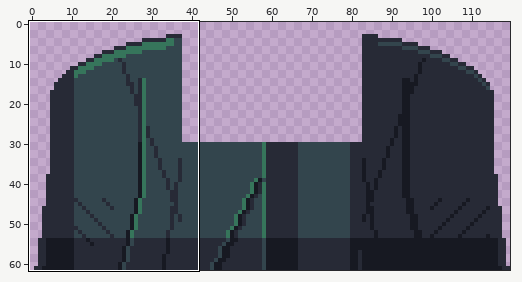
Edited in one commit: pixel-art file (art/src/torso/imani-rhodes.aseprite). The picture above shows the old version from afar; the outline marks the close-up.
Close-up. Before the commit:
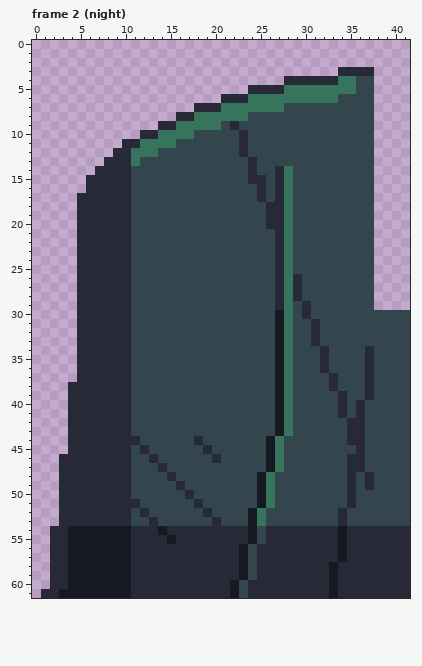
120x62 pixels, 2 frames. Shown: frame 2 (night): x 0..41, y 0..61. The commit also changed other frames or places, which this record leaves out.
After:
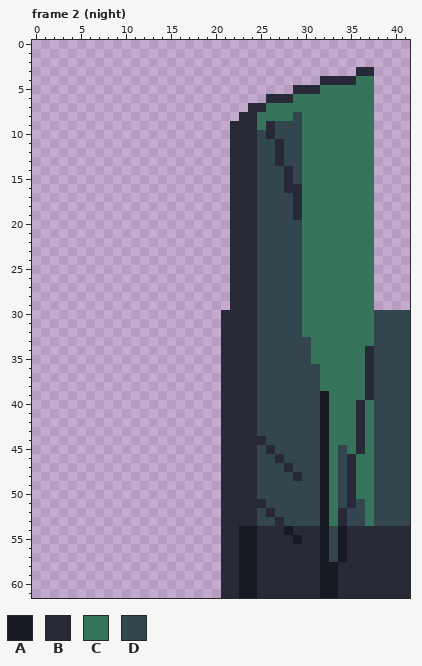
Palette (. is transparent): A #171922  B #272a36  C #36755b  D #33454d
Changes in this commit:
Frame 2 (night):
y 3: x 34..35 BB -> ..
y 4: x 28..31 BBBB -> ....; x 34..37 CCDD -> BBCC
y 5: x 24..31 BBBBCCCC -> .....BBB; x 36..37 DD -> CC
y 6: x 21..28 BBBCCCCC -> .....BBB; x 34..37 DDDD -> CCCC
y 7: x 18..25 BBBCCCCC -> ......BB; x 28..37 DDDDDDDDDD -> CCCCCCCCCC
y 8: x 16..28 BBCCCCCCDDDDD -> .......BBCCCC; x 30..37 DDDDDDDD -> CCCCCCCC
y 9: x 14..21 BBCCCCCD -> ........; x 23..26 DDDD -> BBCB; x 30..37 DDDDDDDD -> CCCCCCCC
y 10: x 12..22 BBCCCCDDDDD -> ..........B; x 24 D -> B; x 26 D -> B; x 30..37 DDDDDDDD -> CCCCCCCC
y 11: x 10..22 BBCCCCDDDDDDD -> ............B; x 24 D -> B; x 27 D -> B; x 30..37 DDDDDDDD -> CCCCCCCC
y 12: x 9..22 BBCCCDDDDDDDDD -> .............B; x 24 D -> B; x 27 D -> B; x 30..37 DDDDDDDD -> CCCCCCCC
y 13: x 8..23 BBBCDDDDDDDDDDDD -> ..............BB; x 27 D -> B; x 30..37 DDDDDDDD -> CCCCCCCC
y 14: x 7..23 BBBBDDDDDDDDDDDDD -> ...............BB; x 27..28 BC -> DB; x 30..37 DDDDDDDD -> CCCCCCCC
y 15: x 6..23 BBBBBDDDDDDDDDDDDD -> ................BB; x 25 B -> D; x 27..28 BC -> DB; x 30..37 DDDDDDDD -> CCCCCCCC
y 16: x 6..25 BBBBBDDDDDDDDDDDDDDB -> ................BBBD; x 27..37 BCDDDDDDDDD -> DBBCCCCCCCC
y 17: x 5..25 BBBBBBDDDDDDDDDDDDDDB -> .................BBBD; x 27..37 BCDDDDDDDDD -> DDBCCCCCCCC
y 18..19: x 5..24 BBBBBBDDDDDDDDDDDDDD -> .................BBB; x 26..37 BBCDDDDDDDDD -> DDDBCCCCCCCC
y 20: x 5..24 BBBBBBDDDDDDDDDDDDDD -> .................BBB; x 26..28 BBC -> DDD; x 30..37 DDDDDDDD -> CCCCCCCC
y 21..25: x 5..24 BBBBBBDDDDDDDDDDDDDD -> .................BBB; x 27..28 BC -> DD; x 30..37 DDDDDDDD -> CCCCCCCC
y 26..28: x 5..24 BBBBBBDDDDDDDDDDDDDD -> .................BBB; x 27..37 BCBDDDDDDDD -> DDDCCCCCCCC
y 29: x 5..24 BBBBBBDDDDDDDDDDDDDD -> .................BBB; x 27..28 BC -> DD; x 30..37 BDDDDDDD -> CCCCCCCC
y 30: x 5..24 BBBBBBDDDDDDDDDDDDDD -> ................BBBB; x 27..28 AC -> DD; x 30..37 BDDDDDDD -> CCCCCCCC
y 31..32: x 5..24 BBBBBBDDDDDDDDDDDDDD -> ................BBBB; x 27..28 AC -> DD; x 30..37 DBDDDDDD -> CCCCCCCC
y 33: x 5..24 BBBBBBDDDDDDDDDDDDDD -> ................BBBB; x 27..28 AC -> DD; x 31..37 BDDDDDD -> CCCCCCC
y 34..35: x 5..24 BBBBBBDDDDDDDDDDDDDD -> ................BBBB; x 27..28 AC -> DD; x 31..36 DBDDDD -> CCCCCC
y 36: x 5..24 BBBBBBDDDDDDDDDDDDDD -> ................BBBB; x 27..28 AC -> DD; x 32..36 BDDDD -> CCCCC
y 37: x 5..24 BBBBBBDDDDDDDDDDDDDD -> ................BBBB; x 27..28 AC -> DD; x 32..36 DBDDD -> CCCCC
y 38: x 4..24 BBBBBBBDDDDDDDDDDDDDD -> .................BBBB; x 27..28 AC -> DD; x 32..36 DBDDD -> CCCCC
y 39: x 4..24 BBBBBBBDDDDDDDDDDDDDD -> .................BBBB; x 27..28 AC -> DD; x 32..36 DDBDD -> ACCCC
y 40..41: x 4..24 BBBBBBBDDDDDDDDDDDDDD -> .................BBBB; x 27..28 AC -> DD; x 32..35 DDBD -> ACCC; x 37 D -> C
y 42..43: x 4..24 BBBBBBBDDDDDDDDDDDDDD -> .................BBBB; x 27..28 AC -> DD; x 32..35 DDDB -> ACCC; x 37 D -> C
y 44: x 4..27 BBBBBBBBDDDDDDBDDDDDDDAC -> .................BBBBBDD; x 32..35 DDDB -> ACCC; x 37 D -> C
y 45: x 4..24 BBBBBBBDBDDDDDDBDDDDD -> .................BBBB; x 26..27 AC -> BD; x 32..33 DD -> AC; x 35 D -> C; x 37 D -> C
y 46: x 3..24 BBBBBBBBDDBDDDDDDBDDDD -> ..................BBBB; x 26..27 AC -> DB; x 32..33 DD -> AC; x 36..37 BD -> CC
y 47: x 3..24 BBBBBBBBDDDBDDDDDDDDDD -> ..................BBBB; x 26..28 ACD -> DDB; x 32..33 DD -> AC; x 36..37 BD -> CC
y 48: x 3..26 BBBBBBBBDDDDBDDDDDDDDDAC -> ..................BBBBDD; x 29 D -> B; x 32..33 DD -> AC; x 36..37 DB -> CC
y 49: x 3..26 BBBBBBBBDDDDDBDDDDDDDDAC -> ..................BBBBDD; x 32..33 DD -> AC; x 36..37 DB -> CC
y 50: x 3..26 BBBBBBBBDDDDDDBDDDDDDDAC -> ..................BBBBDD; x 32..33 DD -> AC; x 36..37 DD -> CC
y 51: x 3..26 BBBBBBBBBDDDDDDBDDDDDDAC -> ..................BBBBBD; x 32..33 DD -> AC; x 37 D -> C
y 52: x 3..26 BBBBBBBBDBDDDDDDBDDDDACD -> ..................BBBBDB; x 32..33 DD -> AC; x 37 D -> C
y 53: x 3..25 BBBBBBBBDDBDDDDDDBDDDAC -> ..................BBBBD; x 27 D -> B; x 32..33 DD -> AC; x 37 D -> C
y 54: x 2..20 BBAAAAAAABBBABBBBBB -> ...................; x 23 B -> A; x 25 D -> B; x 28 B -> A; x 32..33 BB -> AD
y 55: x 2..20 BBAAAAAAABBBBABBBBB -> ...................; x 23 B -> A; x 25 D -> B; x 29 B -> A; x 32..33 BB -> AD
y 56..57: x 2..20 BBAAAAAAABBBBBBBBBB -> ...................; x 24 D -> A; x 32..33 BB -> AD
y 58..59: x 2..20 BBAAAAAAABBBBBBBBBB -> ...................; x 24 D -> A; x 32 B -> A
y 60: x 2..20 BBAAAAAAABBBBBBBBBB -> ...................; x 22..24 ADB -> BAA; x 32 B -> A
y 61: x 1..20 BBAAAAAAAABBBBBBBBBB -> ....................; x 22..24 ADB -> BAA; x 32 B -> A
